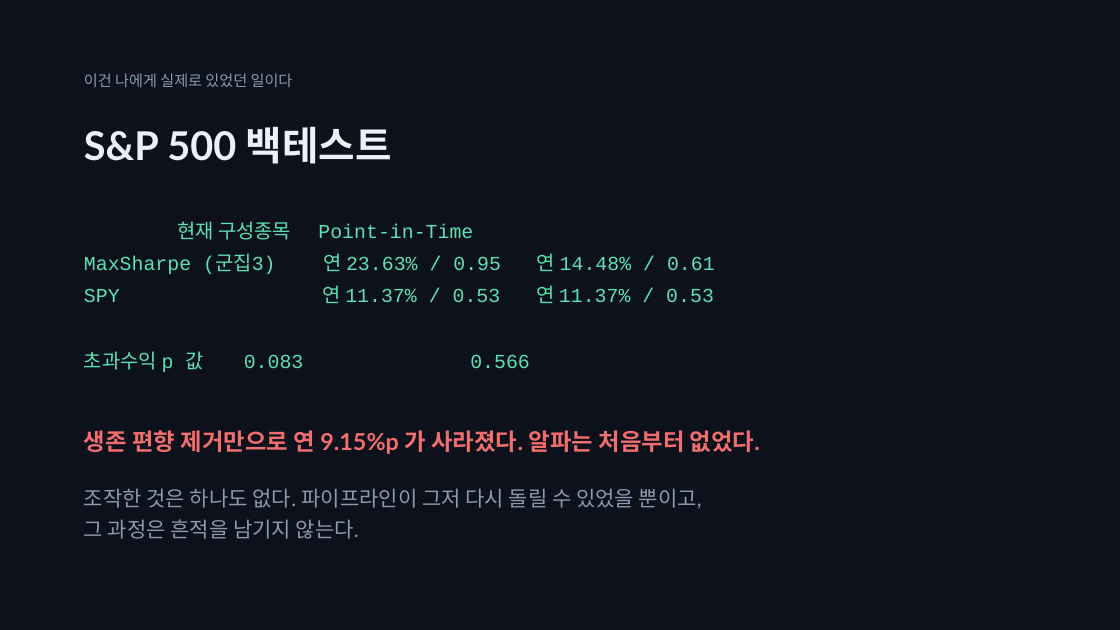
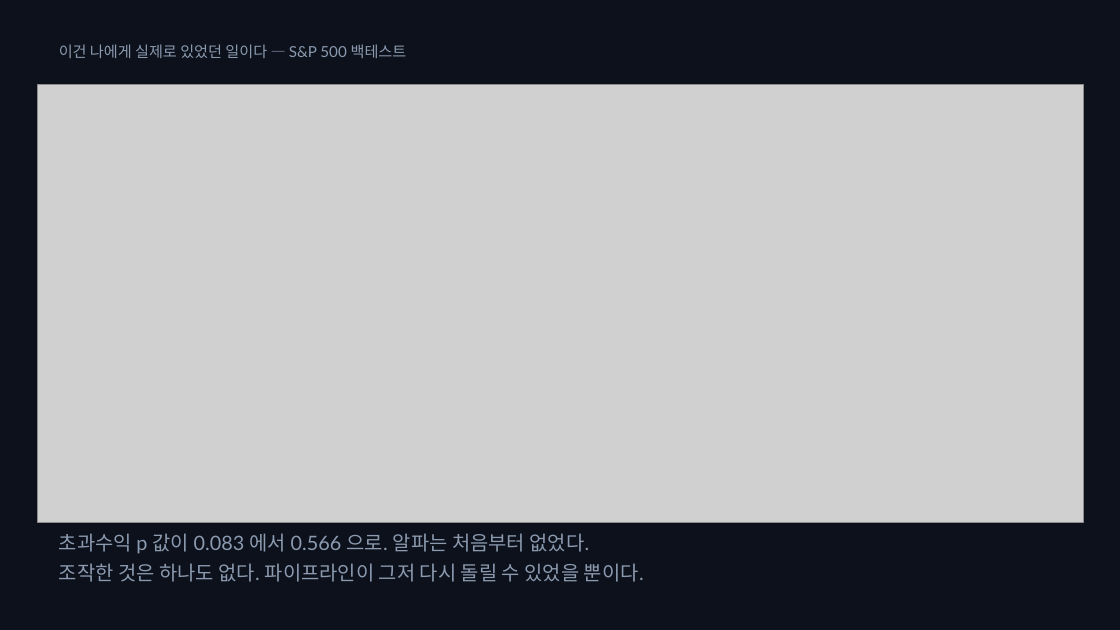
Before and after one commit to SeoDongOk/proof-of-track-record, a slide deck: slide 3 of deck/proof-of-track-record.pptx. Drawn at 1120x630 pixels with LibreOffice and Linux fonts; fonts in the diff are those of the drawing; grey boxes stand for pictures. Boxes give left, top, right and bottom in pixels: in the first picture for what was removed or moved away, otherwise in the second. Text is boxed around its words. In the diff, an @@ line names an element or a change of style, - is before the commit and + after.

```diff
--- a/deck/proof-of-track-record.pptx
+++ b/deck/proof-of-track-record.pptx
@@ text at <box>59,44,407,58</box>: text changed @@
-이건 나에게 실제로 있었던 일이다
+이건 나에게 실제로 있었던 일이다 — S&P 500 백테스트
@@ picture added at <box>38,84,1084,523</box> @@
@@ text removed at <box>84,126,392,164</box> @@
-S&P 500 백테스트
@@ text removed at <box>84,221,715,372</box> @@
-현재 구성종목 Point-in-Time
-MaxSharpe (군집3) 연 23.63% / 0.95 연 14.48% / 0.61
-SPY 연 11.37% / 0.53 연 11.37% / 0.53
-초과수익 p 값 0.083 0.566
@@ text removed at <box>84,430,760,454</box> @@
-생존 편향 제거만으로 연 9.15%p 가 사라졌다. 알파는 처음부터 없었다.
@@ text at <box>59,533,644,582</box>: text changed; size 18 to 17 pt @@
-조작한 것은 하나도 없다. 파이프라인이 그저 다시 돌릴 수 있었을 뿐이고,
-그 과정은 흔적을 남기지 않는다.
+초과수익 p 값이 0.083 에서 0.566 으로. 알파는 처음부터 없었다.
+조작한 것은 하나도 없다. 파이프라인이 그저 다시 돌릴 수 있었을 뿐이다.
```
Also in this commit, not shown: 10 other slides changed, 4 other files.
